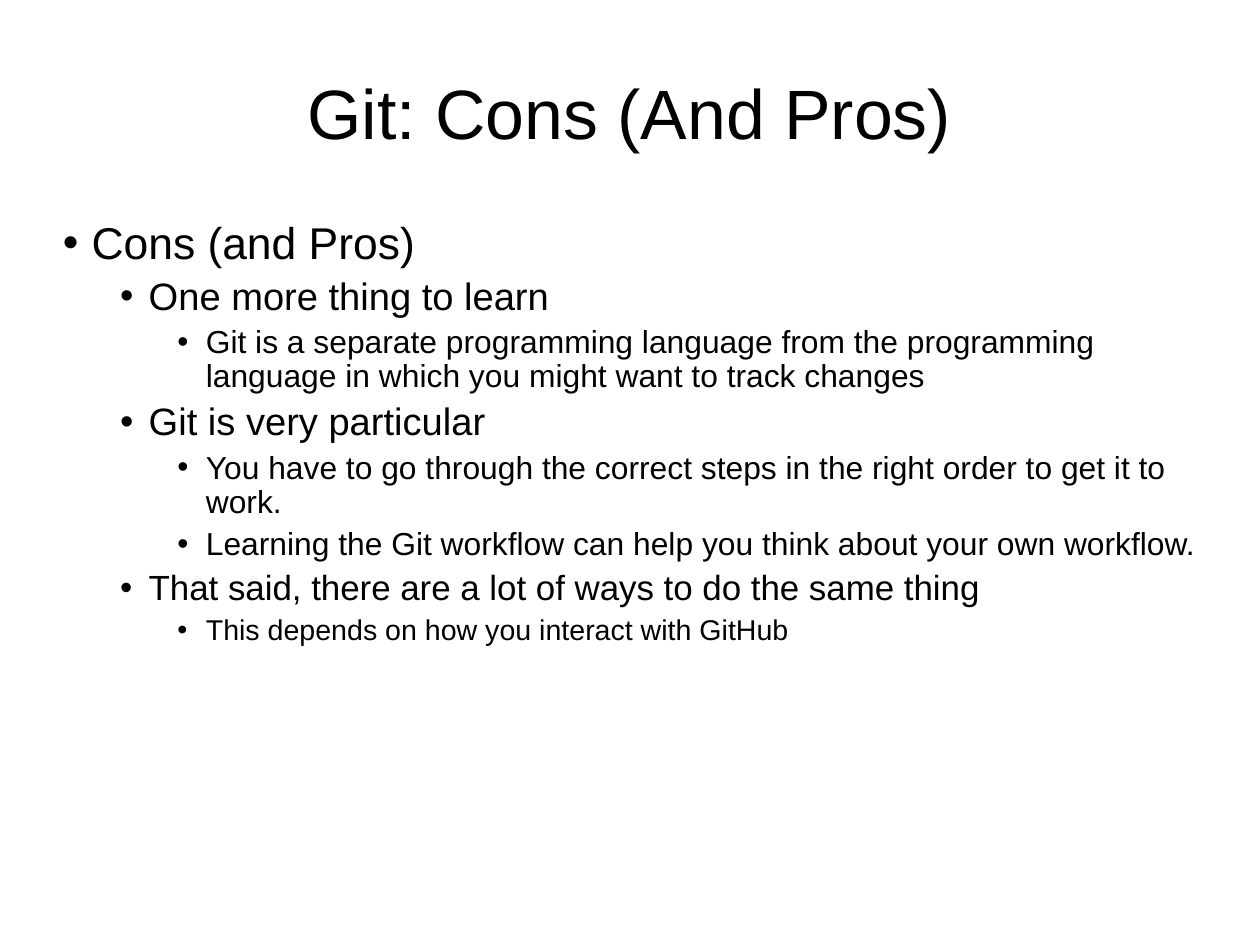
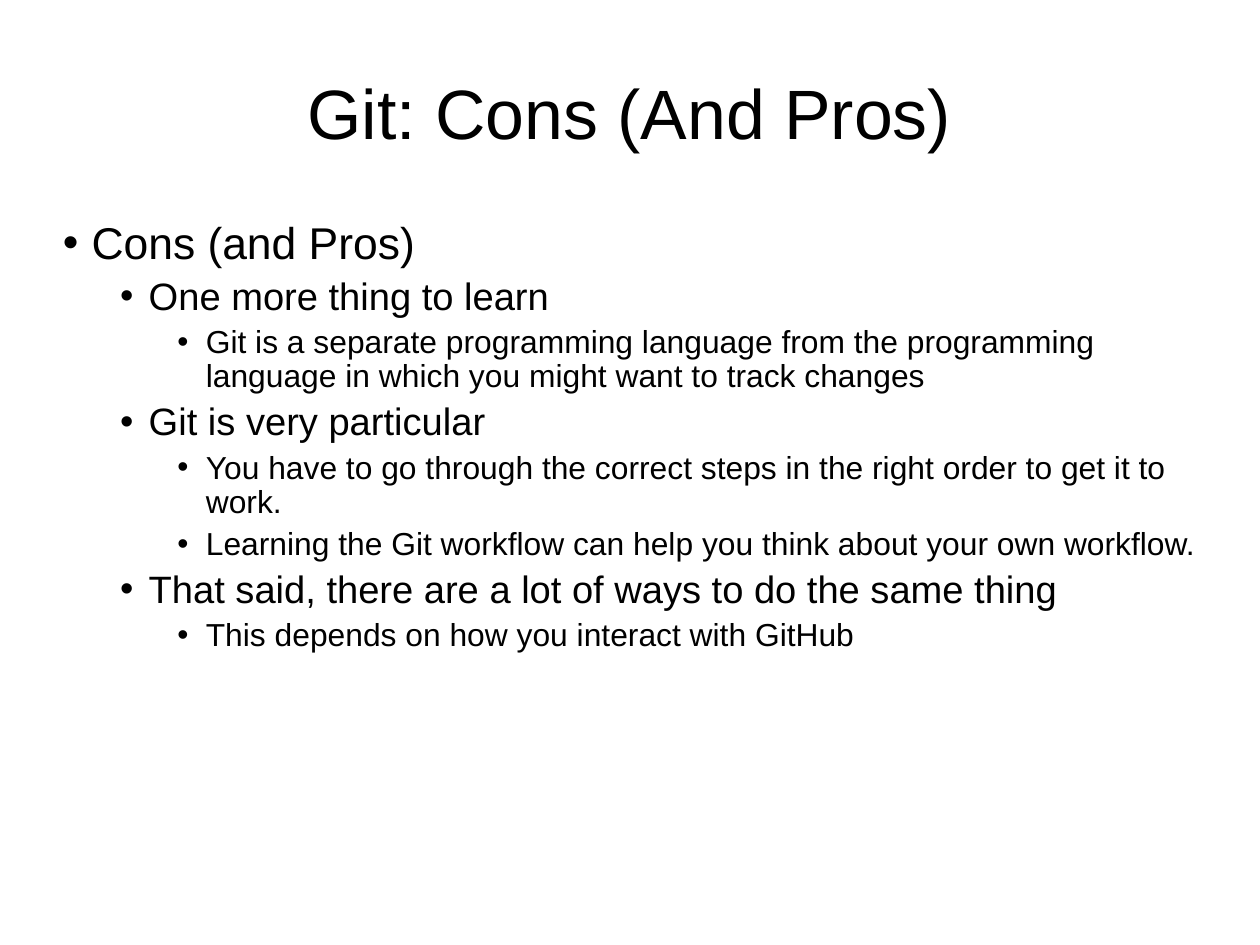
Before and after one commit to jamesclarence/github_presentation, a slide deck: slide 4 of github_demo_11082016.pptx. Drawn at 1260x945 pixels with LibreOffice and Linux fonts; fonts in the diff are those of the drawing. Boxes give left, top, right and bottom in pixels: in the first picture for what was removed or moved away, otherwise in the second. Text is boxed around its words. In the diff, an @@ line names an element or a change of style, - is before the commit and + after.

```diff
--- a/github_demo_11082016.pptx
+++ b/github_demo_11082016.pptx
@@ text at box(149, 575, 1057, 652): size 22 to 24 pt in "That said, there are a lot of ..."; size 18 to 20 pt in "This depends on how you interact with ..." @@
```
Also in this commit, not shown: 5 other slides changed, 4 slides added, 1 slide removed, 3 other files.
